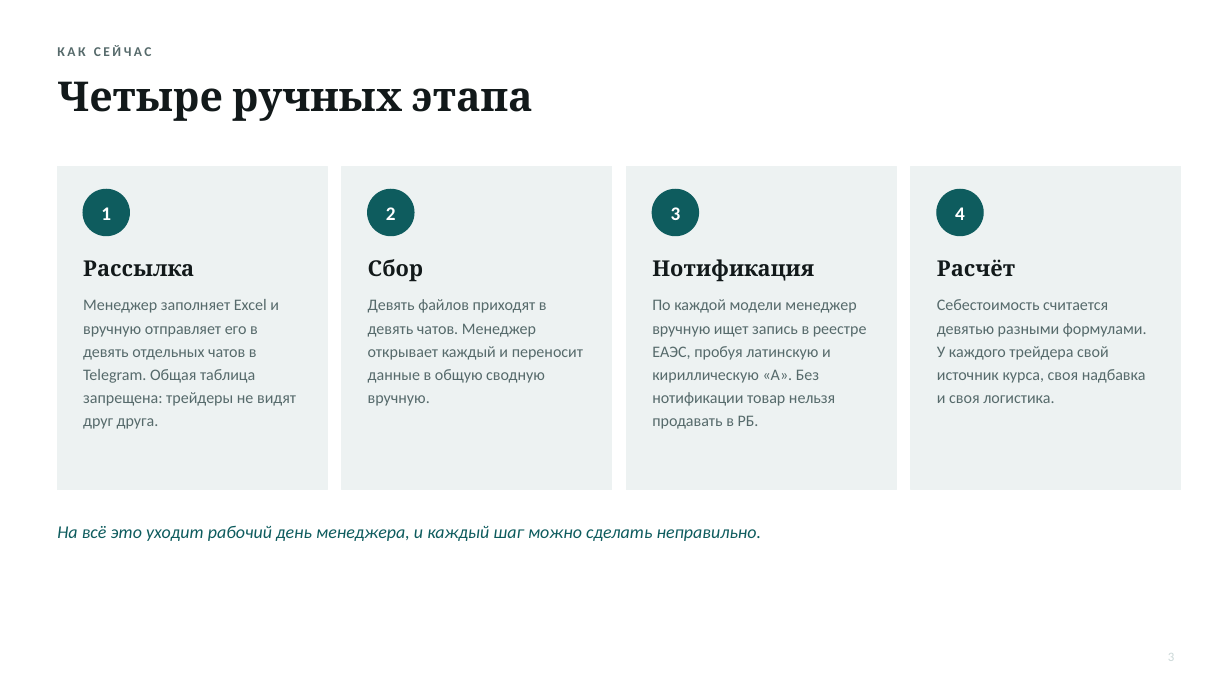
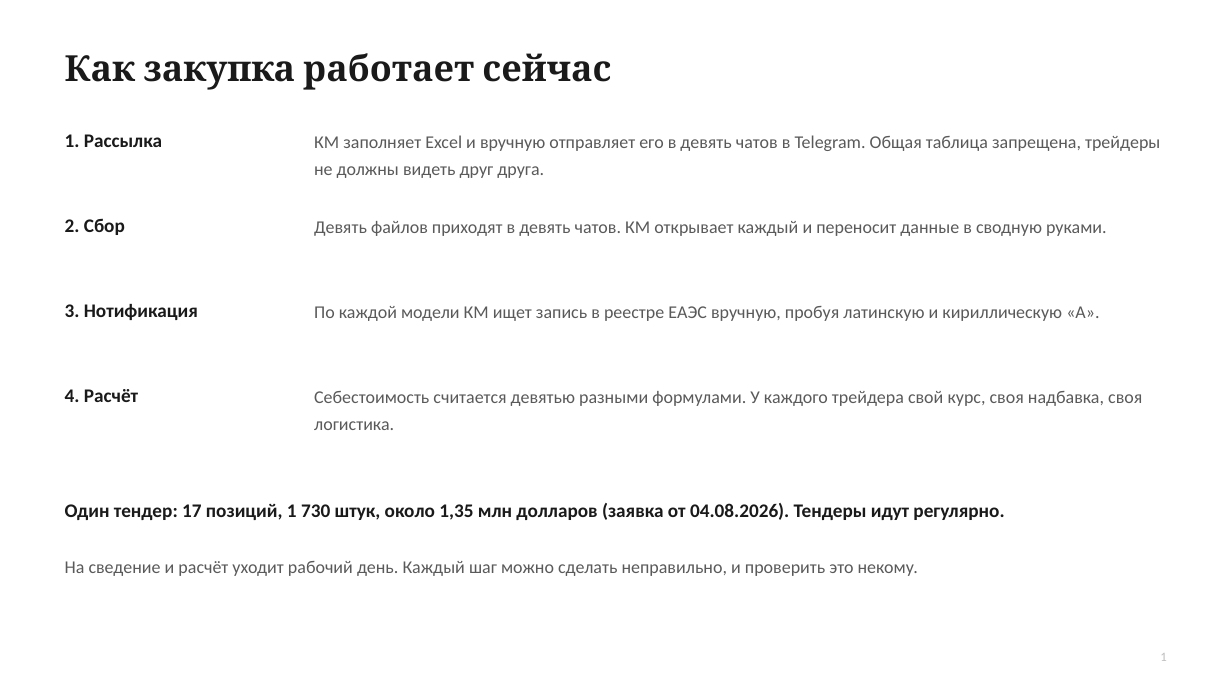
Before and after one commit to headecom5el/tender_calculator, a slide deck: slide 2 of docs/tendernyy-kalkulyator.pptx (slide 3 before the commit). Drawn at 1232x693 pixels with LibreOffice and Linux fonts; fonts in the diff are those of the drawing. Boxes give left, top, right and bottom in pixels: in the first picture for what was removed or moved away, otherwise in the second. Text is boxed around its words. In the diff, an @@ line names an element or a change of style, - is before the commit and + after.

```diff
--- a/docs/tendernyy-kalkulyator.pptx
+++ b/docs/tendernyy-kalkulyator.pptx
@@ text at (65,53,611,90): text changed; size 10.5 to 28 pt; font Calibri to Cambria; text colour #566A6B to #1A1A1A @@
-КАК СЕЙЧАС
+Как закупка работает сейчас
@@ text removed at (57,81,532,121) @@
-Четыре ручных этапа
@@ text at (65,134,162,147): text changed; size 17 to 15 pt; font Cambria to Calibri; text colour #12191A to #1A1A1A @@
-Рассылка
+1. Рассылка
@@ text at (314,135,1160,178): text changed; size 12.5 to 14 pt; text colour #566A6B to #5A5A5A @@
-Менеджер заполняет Excel и вручную отправляет его в девять отдельных чатов в Telegram. Общая таблица запрещена: трейдеры не видят друг друга.
+КМ заполняет Excel и вручную отправляет его в девять чатов в Telegram. Общая таблица запрещена, трейдеры не должны видеть друг друга.
@@ rectangle removed at (57,166,327,490) @@
@@ rectangle removed at (342,166,612,490) @@
@@ rectangle removed at (627,166,897,490) @@
@@ rectangle removed at (911,166,1181,490) @@
@@ ellipse removed at (83,189,129,236) @@
@@ ellipse removed at (368,189,414,236) @@
@@ ellipse removed at (653,189,699,236) @@
@@ text removed at (671,207,681,220) @@
-3
@@ ellipse removed at (937,189,983,236) @@
@@ text at (65,218,125,235): text changed; text colour #FFFFFF to #1A1A1A @@
-2
+2. Сбор
@@ text at (314,221,1107,236): text changed; size 12.5 to 14 pt; text colour #566A6B to #5A5A5A @@
-Девять файлов приходят в девять чатов. Менеджер открывает каждый и переносит данные в общую сводную вручную.
+Девять файлов приходят в девять чатов. КМ открывает каждый и переносит данные в сводную руками.
@@ text removed at (368,259,423,282) @@
-Сбор
@@ text removed at (652,259,814,282) @@
-Нотификация
@@ text removed at (937,259,1015,277) @@
-Расчёт
@@ text at (65,304,198,320): text changed; size 10 to 15 pt; text colour #CBD8D8 to #1A1A1A; bold on @@
-3
+3. Нотификация
@@ text at (314,306,1099,321): text changed; size 12.5 to 14 pt; text colour #566A6B to #5A5A5A @@
-По каждой модели менеджер вручную ищет запись в реестре ЕАЭС, пробуя латинскую и кириллическую «А». Без нотификации товар нельзя продавать в РБ.
+По каждой модели КМ ищет запись в реестре ЕАЭС вручную, пробуя латинскую и кириллическую «А».
@@ vertical alignment middle to top in 5 elements at (65,561,918,576), (65,134,162,147), (65,218,125,235), (65,304,198,320), (65,389,138,402) @@
@@ text at (65,389,138,402): text changed; text colour #FFFFFF to #1A1A1A @@
-4
+4. Расчёт
@@ text at (314,391,1142,430): text changed; size 12.5 to 14 pt; text colour #566A6B to #5A5A5A @@
-Себестоимость считается девятью разными формулами. У каждого трейдера свой источник курса, своя надбавка и своя логистика.
+Себестоимость считается девятью разными формулами. У каждого трейдера свой курс, своя надбавка, своя логистика.
@@ text added at (65,503,1004,520), 15 pt, text #1A1A1A, bold @@
+Один тендер: 17 позиций, 1 730 штук, около 1,35 млн долларов (заявка от 04.08.2026). Тендеры идут регулярно.
@@ text at (65,561,918,576): text changed; text colour #0E5C5E to #5A5A5A; italic off @@
-На всё это уходит рабочий день менеджера, и каждый шаг можно сделать неправильно.
+На сведение и расчёт уходит рабочий день. Каждый шаг можно сделать неправильно, и проверить это некому.
@@ text "1": place and size @@
-text "1" at (101,207,111,220)
+text "1" at (1160,653,1166,661)
@@ text "1" at (1160,653,1166,661): size 15 to 10 pt, text colour #FFFFFF to #BFBFBF, bold off; alignment centre to right @@
```
Also in this commit, not shown: 5 other slides changed, 5 slides added, 12 slides removed, 1 other file.
